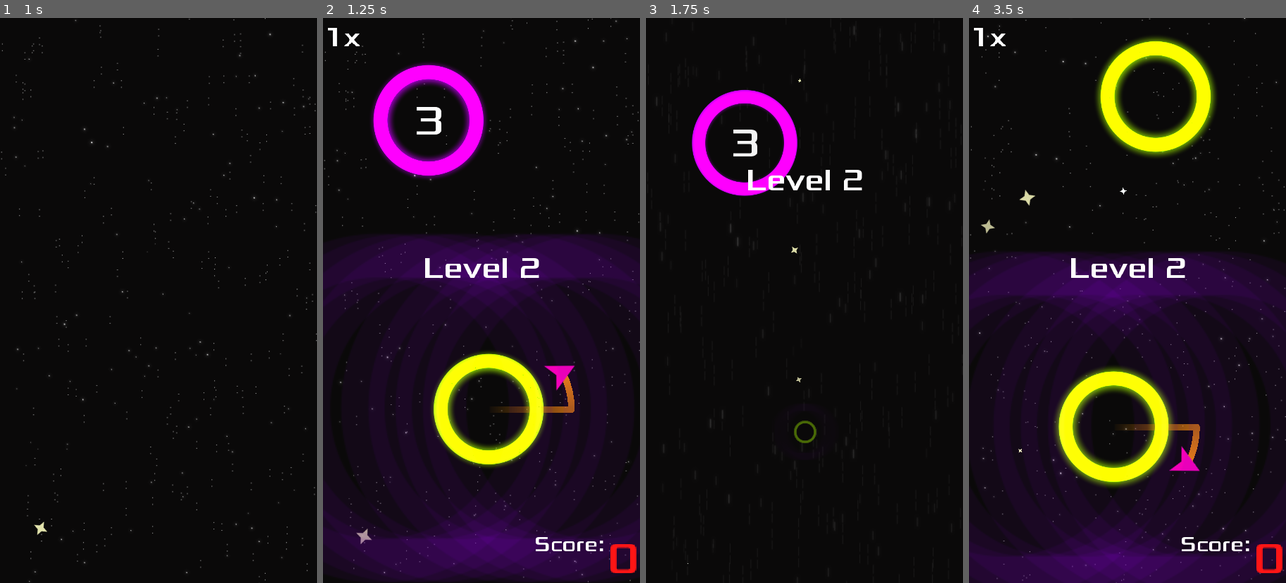
Above: before the commit, frames 1-4 (left to right).
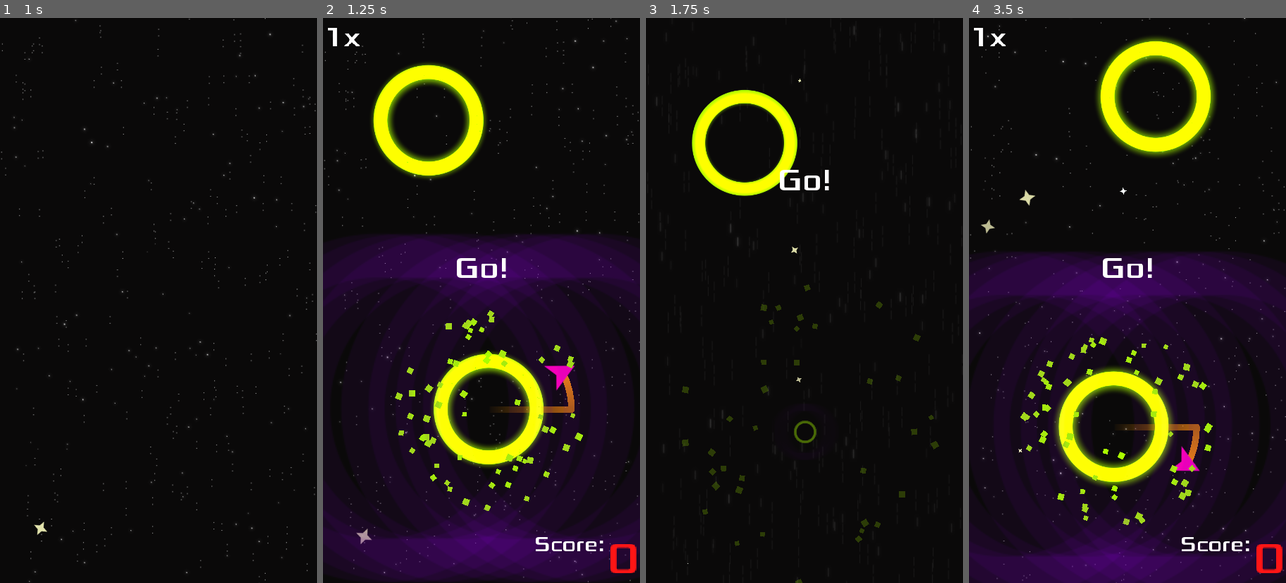
Above: after the commit, the same moments.

Repository: iustin-nita/Godot-Mobile-Game
Game: Godot game, scene res://Main.tscn
The game is run twice, just before and just after one commit, with the same random seed, the same clock (stepped at 60 frames per second) and the same inputs.
Inputs (mouse positions are in pixels of both pictures, inside the frame that each line leads up to):
- Up to frame 1 (1 s): click (107, 283) at 0.5 s
- Up to frame 2 (1.25 s): no input
- Up to frame 3 (1.75 s): move the mouse to (874, 272) at 1.27 s; hold Right (ui_right) from 1.28 s (still down); click (874, 272) at 1.42 s
- Up to frame 4 (3.5 s): move the mouse to (1064, 328) at 2.02 s; release Right (ui_right) at 2.03 s; hold Down (ui_down) 2.03-2.75 s; click (1178, 554) at 2.75 s

Frame 1 is identical in both runs. In frame 2, 5.3% of the frame differs, in the area x 15-82%, y 7-88%; in frame 3, 3.5%; in frame 4, 1.4%.

Commit message:
add circle 2d particles on landing:

Diff:
--- a/objects/Circle.gd
+++ b/objects/Circle.gd
@@ -96,14 +96,17 @@
 			$Label.show()
 			color = settings.theme["circle_limited"]
 	$Sprite.material.set_shader_param("color", color)
+	$Particles2D.process_material.color = color
 
 func implode():
+	$Particles2D.emitting = true
 	jumper = null
 	$AnimationPlayer.play("implode")
 	yield($AnimationPlayer, "animation_finished")
 	queue_free()
 
 func capture(target):
+	$Particles2D.emitting = true
 	print("CAPGTURE taret", target)
 	current_orbits = 0
 
--- a/objects/Circle.tscn
+++ b/objects/Circle.tscn
@@ -41,10 +41,57 @@
 shader_param/strength = 0.5966
 shader_param/noise = ExtResource( 2 )
 
-[sub_resource type="CircleShape2D" id=4]
+[sub_resource type="CanvasItemMaterial" id=16]
+blend_mode = 4
+light_mode = 1
+
+[sub_resource type="Curve" id=14]
+min_value = -200.0
+max_value = 200.0
+_data = [ Vector2( 0, 65.4001 ), 0.0, 0.0, 0, 0, Vector2( 0.982051, -61.8727 ), 0.0, 0.0, 0, 0 ]
+
+[sub_resource type="CurveTexture" id=15]
+curve = SubResource( 14 )
+
+[sub_resource type="Curve" id=3]
+min_value = -200.0
+max_value = 200.0
+_data = [ Vector2( 0, 197.291 ), 0.0, 0.0, 0, 0, Vector2( 1, 62.7455 ), 0.0, 0.0, 0, 0 ]
+
+[sub_resource type="CurveTexture" id=4]
+width = 500
+curve = SubResource( 3 )
+
+[sub_resource type="ParticlesMaterial" id=5]
+lifetime_randomness = 0.41
+emission_shape = 1
+emission_sphere_radius = 128.0
+flag_disable_z = true
+direction = Vector3( 0, 0, 0 )
+spread = 105.0
+gravity = Vector3( 0, 0, 0 )
+initial_velocity = 51.62
+initial_velocity_random = 0.34
+angular_velocity = 222.23
+angular_velocity_random = 0.44
+orbit_velocity = 0.1
+orbit_velocity_random = 1.0
+linear_accel = 83.49
+linear_accel_curve = SubResource( 15 )
+radial_accel = 100.0
+radial_accel_curve = SubResource( 4 )
+tangential_accel = 7.18
+damping = 43.08
+damping_random = 0.07
+angle = 63.8
+angle_random = 0.5
+scale = 10.0
+scale_random = 0.4
+
+[sub_resource type="CircleShape2D" id=7]
 radius = 133.955
 
-[sub_resource type="Animation" id=5]
+[sub_resource type="Animation" id=8]
 length = 0.5
 tracks/0/type = "value"
 tracks/0/path = NodePath("SpriteEffect:scale")
@@ -138,8 +185,7 @@
 "values": [ Vector2( 1, 1 ), Vector2( 1.1, 1.1 ), Vector2( 0.9, 0.9 ), Vector2( 1, 1 ) ]
 }
 
-[sub_resource type="Animation" id=8]
-resource_name = "test"
+[sub_resource type="Animation" id=11]
 tracks/0/type = "value"
 tracks/0/path = NodePath(".:scale")
 tracks/0/interp = 1
@@ -174,13 +220,28 @@
 [node name="SpriteEffect" type="Sprite" parent="."]
 visible = false
 modulate = Color( 1, 1, 1, 0.917647 )
-material = SubResource( 11 )
+material = SubResource( 6 )
 scale = Vector2( 2, 2 )
 texture = ExtResource( 1 )
 
+[node name="Particles2D" type="Particles2D" parent="."]
+show_behind_parent = true
+material = SubResource( 16 )
+use_parent_material = true
+scale = Vector2( 1.08405, 1.06789 )
+emitting = false
+amount = 60
+lifetime = 0.8
+one_shot = true
+explosiveness = 1.0
+randomness = 0.13
+visibility_rect = Rect2( -160, -160, 320, 320 )
+local_coords = false
+process_material = SubResource( 5 )
+
 [node name="CollisionShape2D" type="CollisionShape2D" parent="."]
 visible = false
-shape = SubResource( 4 )
+shape = SubResource( 7 )
 
 [node name="Pivot" type="Node2D" parent="."]
 
@@ -188,10 +249,10 @@
 position = Vector2( 170, 0 )
 
 [node name="AnimationPlayer" type="AnimationPlayer" parent="."]
-anims/capture = SubResource( 5 )
-anims/implode = SubResource( 6 )
-anims/music = SubResource( 7 )
-anims/test = SubResource( 8 )
+anims/capture = SubResource( 8 )
+anims/implode = SubResource( 9 )
+anims/music = SubResource( 10 )
+anims/test = SubResource( 11 )
 
 [node name="Label" type="Label" parent="."]
 anchor_left = 0.5
--- a/settings.gd
+++ b/settings.gd
@@ -6,7 +6,7 @@
 var enable_sound = true
 var enable_music = true
 
-var circles_per_level = 1
+var circles_per_level = 4
 
 var color_schemes = {
 	"NEON1": {
Not shown: 6 places in objects/Circle.tscn that only renumber resources
